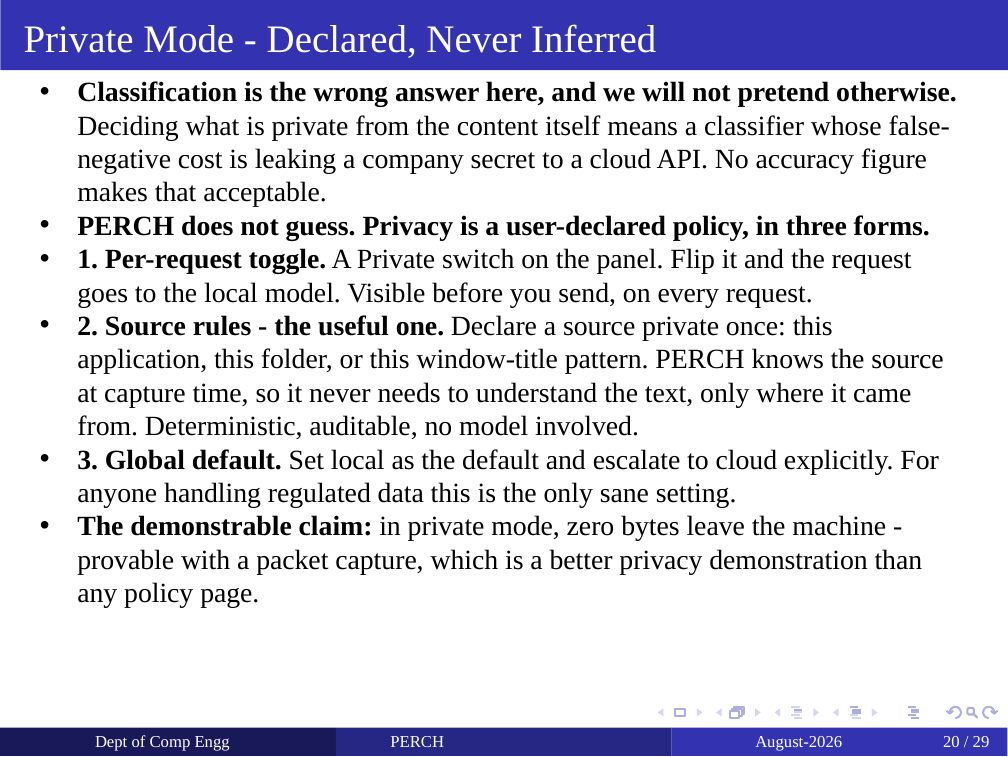
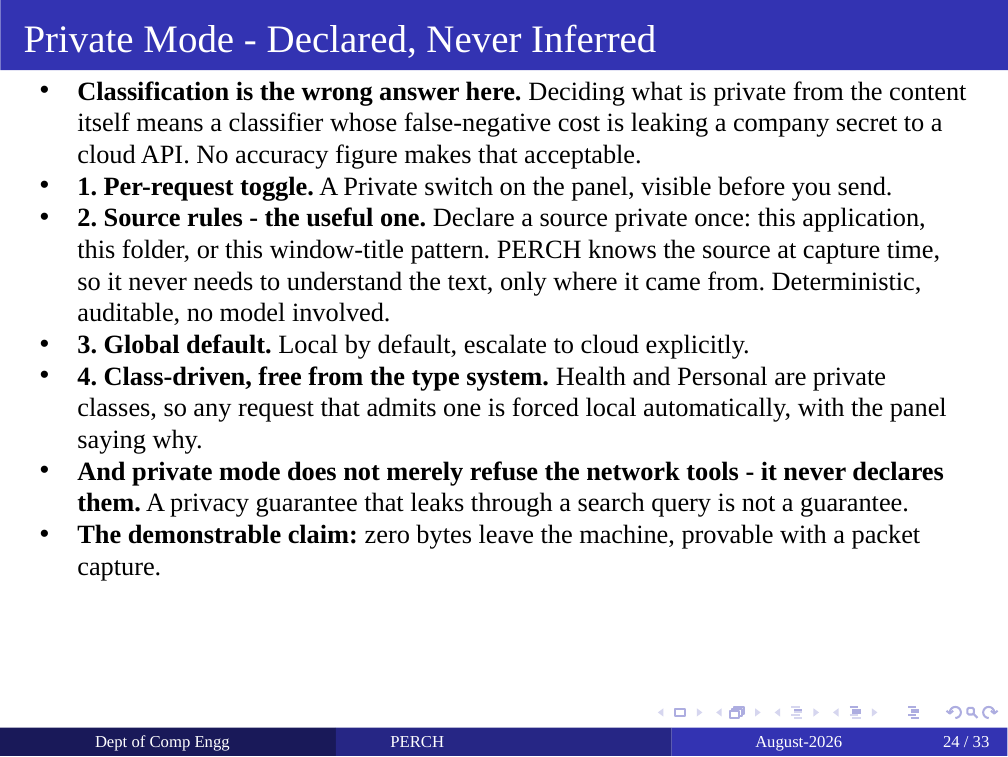
Before and after one commit to yashdoke7/perch, a slide deck: slide 24 of docs/PERCH_Project_Review.pptx (slide 20 before the commit). Drawn at 1008x757 pixels with LibreOffice and Linux fonts; fonts in the diff are those of the drawing. Boxes give left, top, right and bottom in pixels: in the first picture for what was removed or moved away, otherwise in the second. Text is boxed around its words. In the diff, an @@ line names an element or a change of style, - is before the commit and + after.

```diff
--- a/docs/PERCH_Project_Review.pptx
+++ b/docs/PERCH_Project_Review.pptx
@@ text at (77, 81, 966, 201): text changed; size 10 to 9.5 pt @@
-  • Classification is the wrong answer here, and we will not pretend otherwise. Deciding what is private from the content itself means a classifier whose false-negative cost is leaking a company secret to a cloud API. No accuracy figure makes that acceptable.
-  • PERCH does not guess. Privacy is a user-declared policy, in three forms.
-  • 1. Per-request toggle. A Private switch on the panel. Flip it and the request goes to the local model. Visible before you send, on every request.
+  • Classification is the wrong answer here. Deciding what is private from the content itself means a classifier whose false-negative cost is leaking a company secret to a cloud API. No accuracy figure makes that acceptable.
+  • 1. Per-request toggle. A Private switch on the panel, visible before you send.
@@ text at (77, 207, 940, 325): size 10 to 9.5 pt in "2. Source rules - the useful one. ..." @@
@@ text at (77, 334, 947, 581): text changed; size 10 to 9.5 pt @@
-  • 3. Global default. Set local as the default and escalate to cloud explicitly. For anyone handling regulated data this is the only sane setting.
-  • The demonstrable claim: in private mode, zero bytes leave the machine - provable with a packet capture, which is a better privacy demonstration than any policy page.
+  • 3. Global default. Local by default, escalate to cloud explicitly.
+  • 4. Class-driven, free from the type system. Health and Personal are private classes, so any request that admits one is forced local automatically, with the panel saying why.
+  • And private mode does not merely refuse the network tools - it never declares them. A privacy guarantee that leaks through a search query is not a guarantee.
+  • The demonstrable claim: zero bytes leave the machine, provable with a packet capture.
@@ page number at (943, 736, 990, 747): text changed @@
-20 / 29
+24 / 33
```
Also in this commit, not shown: 27 other slides changed, 4 slides added, 2 other files.
